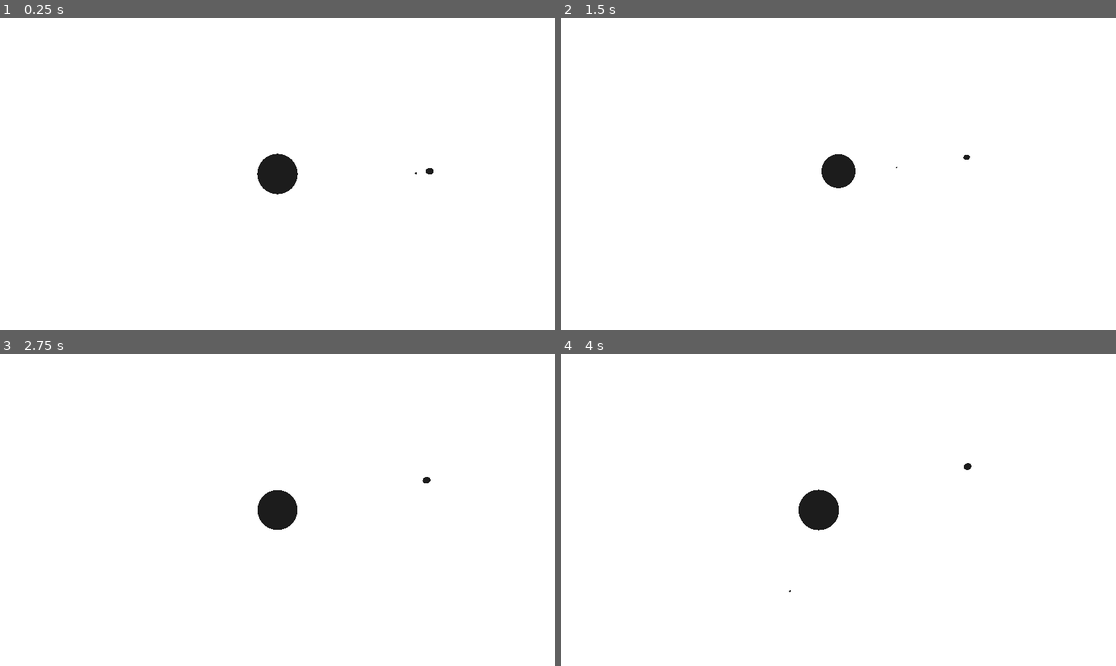
Above: before the commit, frames 1-4 (two rows, left to right).
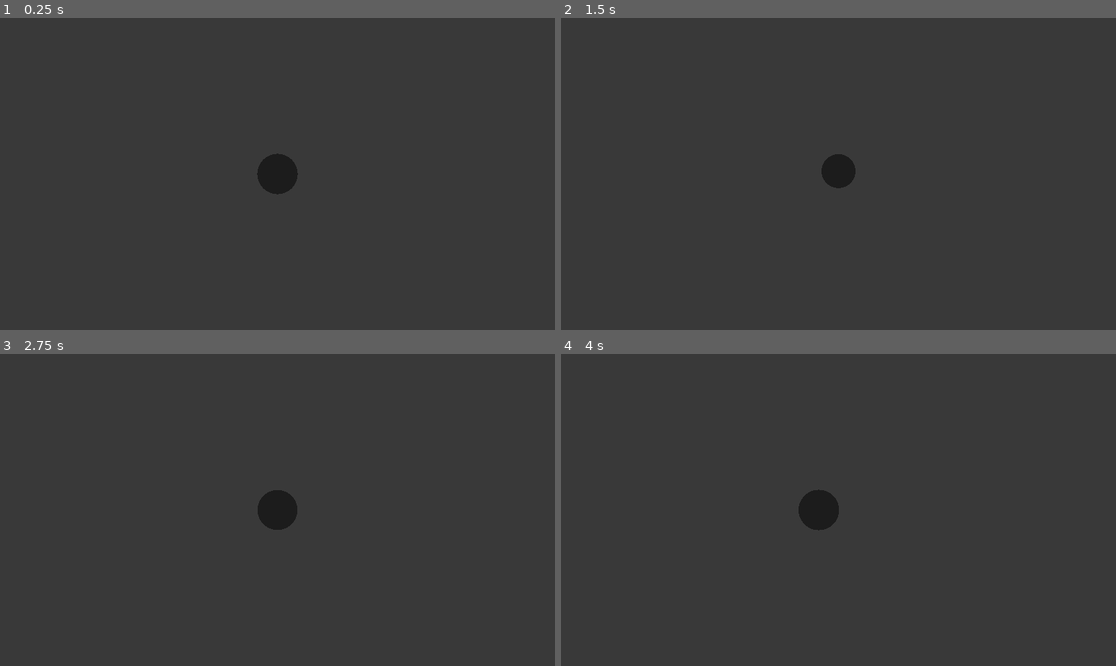
Above: after the commit, the same moments.

Repository: DarkLegend001/Space-Simulator
Game: Godot game, scene res://main/main.tscn
Same seed, same stepped clock (60 frames per second), same inputs: the game is played once before the commit and once after it. A sky picture missing from this copy of the repository is replaced by a grey-blue gradient.
Inputs:
- Up to frame 1 (0.25 s): no input
- Up to frame 2 (1.5 s): tap Enter at 0.5 s; hold S (camera_back) 0.53-1.28 s; tap Ctrl (camera_down) at 1.35 s
- Up to frame 3 (2.75 s): tap Space (camera_up) at 2 s; hold W (camera_forward) from 2.03 s (still down)
- Up to frame 4 (4 s): tap Enter at 2.75 s; release W (camera_forward) at 2.78 s; tap A (camera_left) at 2.85 s; hold D (camera_right) from 3.53 s (still down)

The runs differ from the first frame. In frame 1, 99% of the frame differs, in the area x 0-100%, y 0-100%; in frame 2, 99%; in frame 3, 99%; in frame 4, 99%.

Commit message:
scale stuff incorrectly

Diff:
--- a/controller/simulation_controller.gd
+++ b/controller/simulation_controller.gd
@@ -3,7 +3,7 @@
 var simulation: Simulation
 var bodies: Array
 # timesteps per frame
-@export var speed := 100
+@export var speed := 1
 var celestial_body_scene = preload("res://main/celestial_body.tscn")
 var celestial_body_renderer = preload("res://rendering/celestial_body_renderer.tscn")
 var sun_renderer = preload("res://rendering/sun_renderer.tscn")
@@ -11,7 +11,7 @@
 # Called when the node enters the scene tree for the first time.
 func _ready() -> void:
 	simulation = Simulation.new()
-	spawn_sun("Sun", Vector3.ZERO, Vector3.ZERO, 1.98842e30, 39570000, 100, Color(1.0, 1.0, 0.392, 1.0))
+	#spawn_sun("Sun", Vector3.ZERO, Vector3.ZERO, 1.98842e30, 39570000, 100, Color(1.0, 1.0, 0.392, 1.0))
 	load_presets()
 
 # Called every frame. 'delta' is the elapsed time since the previous frame.
--- a/data/globals.gd
+++ b/data/globals.gd
@@ -1,5 +1,5 @@
 extends Node
 
 # Defines how many metres corresponds with one position unit of Godot
-@export var distance_scale: int = 1e9
+@export var distance_scale: int = 1e3
 @export var size_scale: int = 1e6
--- a/main/main.tscn
+++ b/main/main.tscn
@@ -15,7 +15,6 @@
 radiance_size = 2
 
 [sub_resource type="Environment" id="Environment_53q0u"]
-background_mode = 2
 background_energy_multiplier = 0.75
 sky = SubResource("Sky_3wy1v")
 ambient_light_source = 3
@@ -27,6 +26,7 @@
 
 [node name="SimulationController" type="Node" parent="." unique_id=391052692]
 script = ExtResource("2_kfbq2")
+speed = 1000
 
 [node name="Camera3D" type="Camera3D" parent="." unique_id=374710754]
 transform = Transform3D(1, 0, 0, 0, 1.1924881e-08, 1, 0, -1, 1.1924881e-08, 0, 200, 0)
--- a/simulation/celestial_body_simulation.gd
+++ b/simulation/celestial_body_simulation.gd
@@ -1,14 +1,22 @@
 class_name CelestialBodySimulation
 
+# Mm
 var pos: Vector3
+# Mm/s
 var vel: Vector3
+# Mm/s^2
 var accel: Vector3
+# rad
 var rot: Vector3
+# rad/s
 var rot_vel: Vector3
+# Mg (tonne)
 var mass: float
+# Mm
 var radius: float
 
 # Only used in the calculations for other attributes
+# Mm/s^2
 var accel_old: Vector3
 
 
--- a/simulation/physics_calculator.gd
+++ b/simulation/physics_calculator.gd
@@ -1,16 +1,17 @@
 class_name PhysicsCalculator
 
-# N*m^2*kg^-2
-const G = 6.6743E-11
+# not E-11 because not using SI units
+const G = 6.6743E4
 
 # Verlet Intergration; https://www.algorithm-archive.org/contents/verlet_integration/verlet_integration.html
 func integrate_forces(bodies, timestep):
 	for body in bodies:
 		body.pos += body.vel * timestep + 0.5 * body.accel * timestep ** 2
+		print(body.pos)
 	for body in bodies:
 		body.accel_old = body.accel
 	for body in bodies:
-		body.accel = calculate_force(body, bodies) / body.mass
+		body.accel = calculate_force(body, bodies) / body.mass * 1E-9
 	for body in bodies:
 		body.vel += 0.5 * (body.accel + body.accel_old) * timestep
 	for body in bodies:
--- a/simulation/simulation.gd
+++ b/simulation/simulation.gd
@@ -10,7 +10,7 @@
 
 
 func _init():
-	timestep = 60
+	timestep = 0
 	totalTime = 0
 	celestial_bodies = Array()
 	calculator = PhysicsCalculator.new()
Not shown, changed: data/presets.txt
